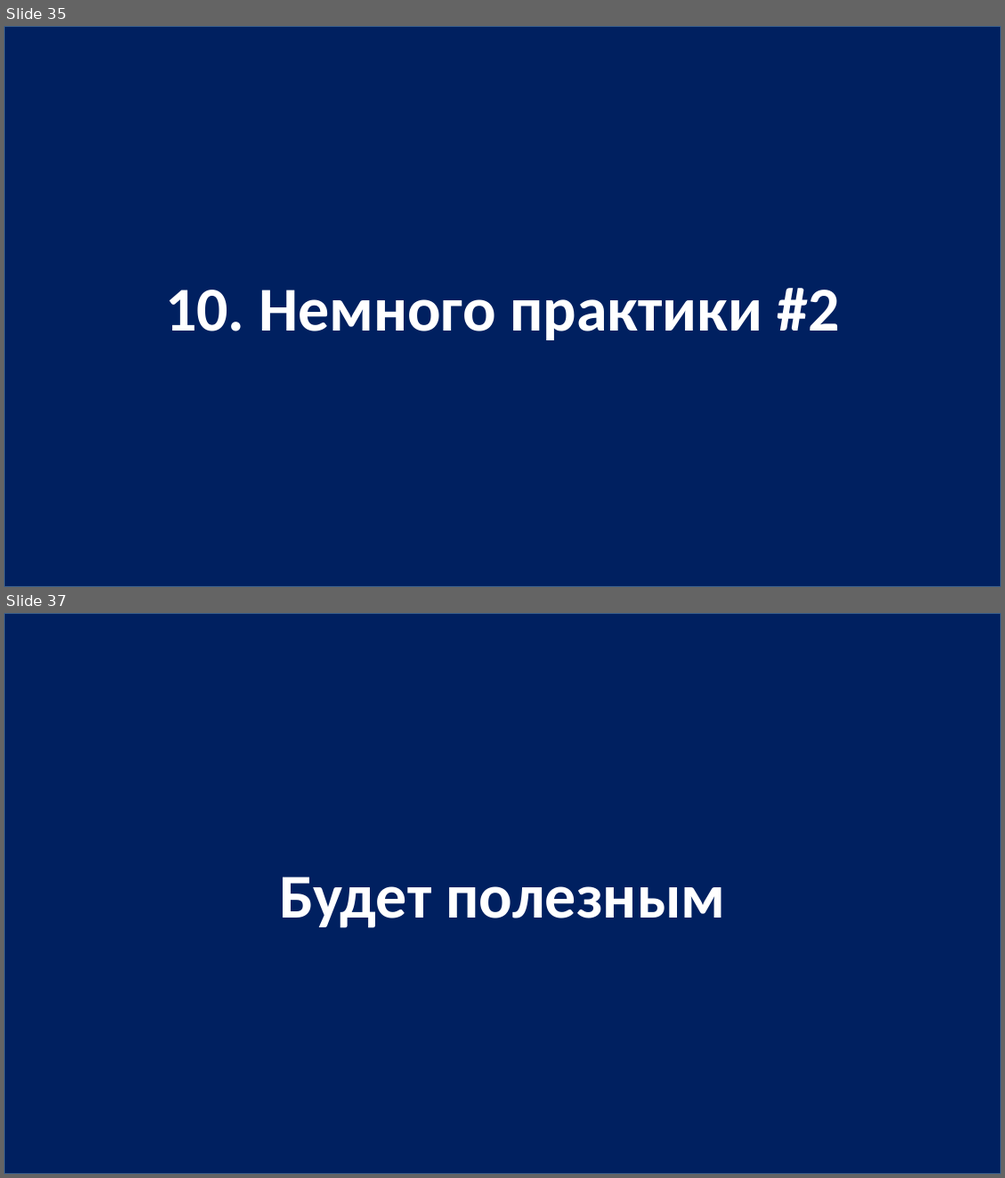
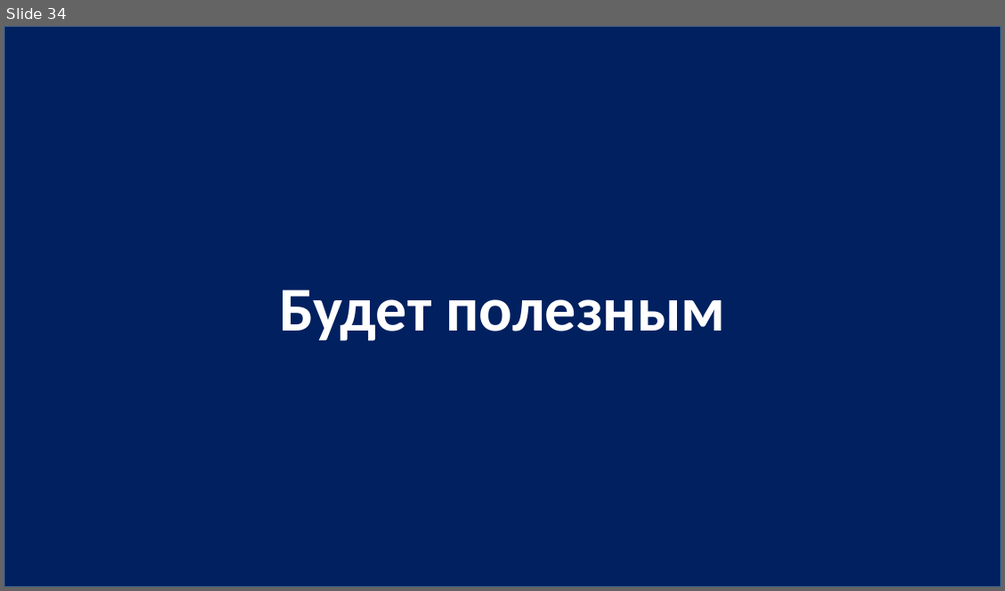
Before and after one commit to js-14-ort-dnipro/lesson03, a slide deck: lesson03.pptx. Shown one above the other, each under a label of ours: slides 35 and 37 before the commit, slide 34 after it; the slides between them are not shown. The pictures are 1005x1178 and 1005x591 pixels, drawn with LibreOffice and Linux fonts; fonts in the diff are those of the drawing. Boxes give left, top, right and bottom in pixels: in the first picture for what was removed or moved away, otherwise in the second. Text is boxed around its words. In the diff, an @@ line names an element or a change of style, - is before the commit and + after.

```diff
--- a/lesson03.pptx
+++ b/lesson03.pptx
@@ slide 35 removed at [4,26,1001,587], background #FFFFFF @@
@@ rectangle removed at [4,26,1001,587] @@
-10. Немного практики #2
@@ what was slide 37 is now slide 34 @@
```
Also in this commit, not shown: 2 slides changed, 2 other slides removed, 1 other file.
